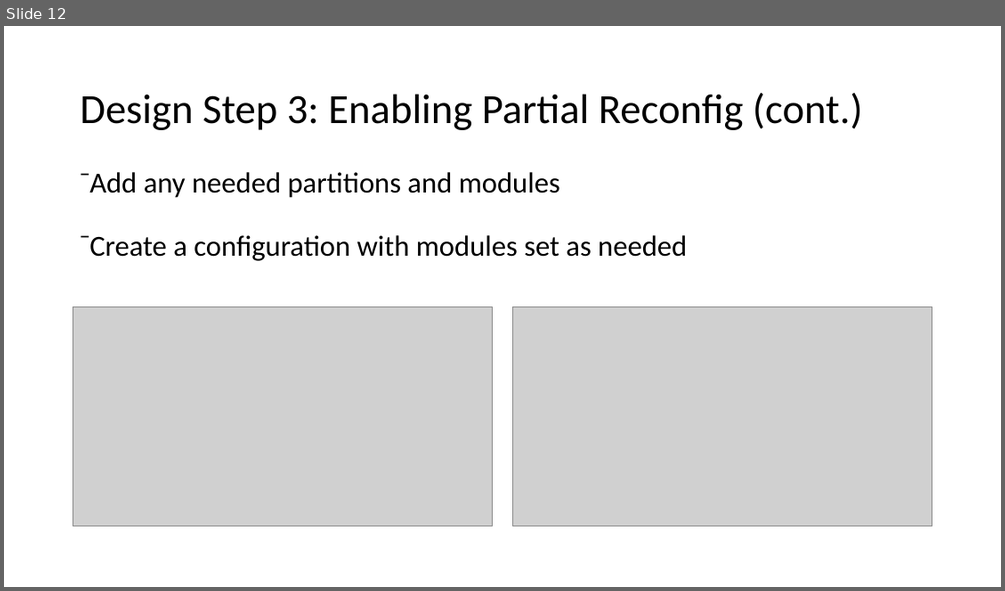
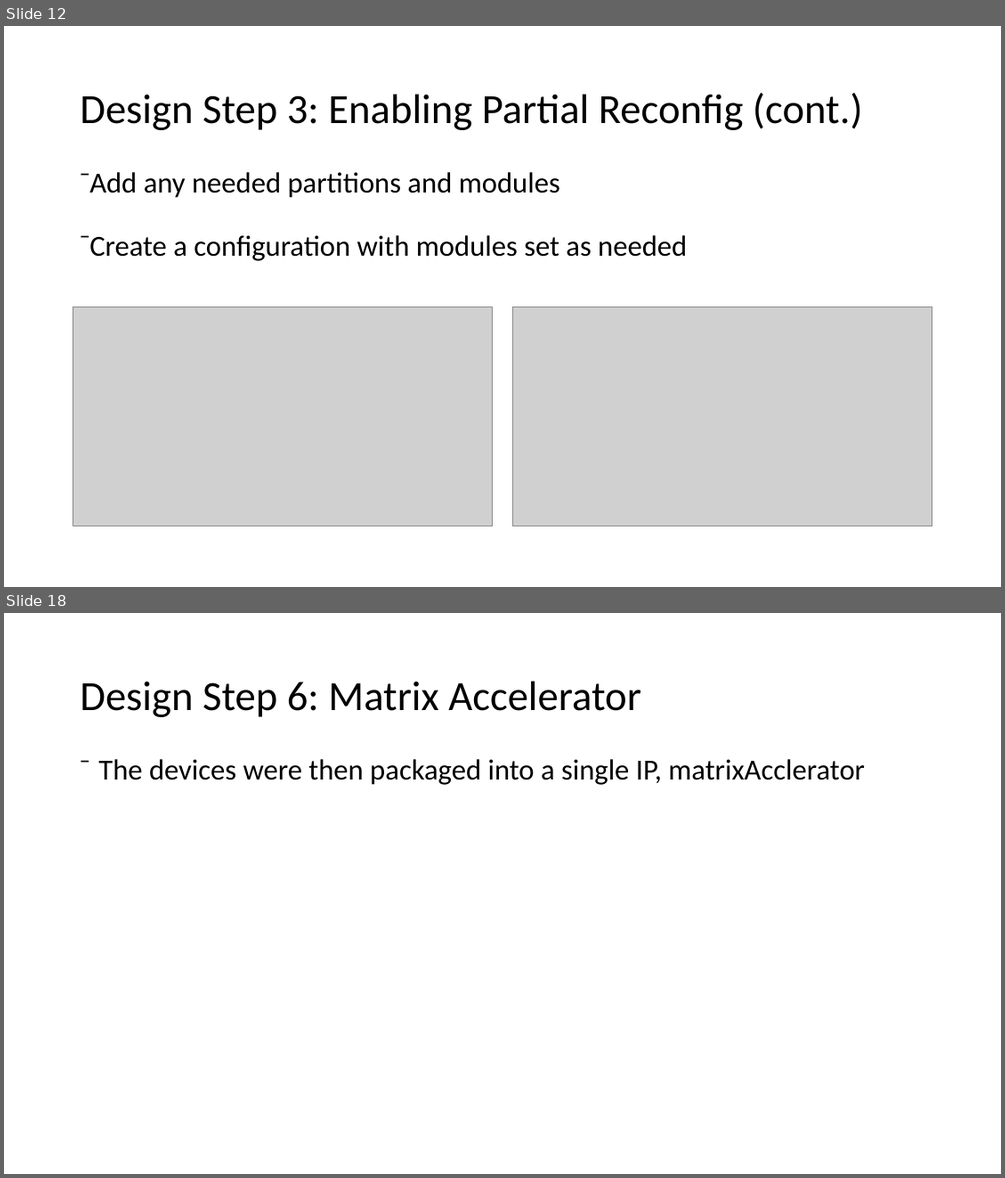
Before and after one commit to monkeyboyfr3sh/ReconHardware, a slide deck: Documents/8_24_2020.pptx. Shown one above the other, each under a label of ours: slide 12 before the commit, slides 12 and 18 after it; the slides between them are not shown. The pictures are 1005x591 and 1005x1178 pixels, drawn with LibreOffice and Linux fonts; fonts in the diff are those of the drawing; grey boxes stand for pictures. Boxes give left, top, right and bottom in pixels: in the first picture for what was removed or moved away, otherwise in the second. Text is boxed around its words. In the diff, an @@ line names an element or a change of style, - is before the commit and + after.

```diff
--- a/Documents/8_24_2020.pptx
+++ b/Documents/8_24_2020.pptx
@@ slide 18 added at (4, 613, 1001, 1174), background #FFFFFF @@
@@ title added at (80, 681, 641, 717), 40 pt, text #000000 @@
+Design Step 6: Matrix Accelerator
@@ text added at (98, 759, 865, 785), 28 pt, text #000000 @@
+⁻ The devices were then packaged into a single IP, matrixAcclerator
```
Also in this commit, not shown: 6 slides changed, 1 other file.
